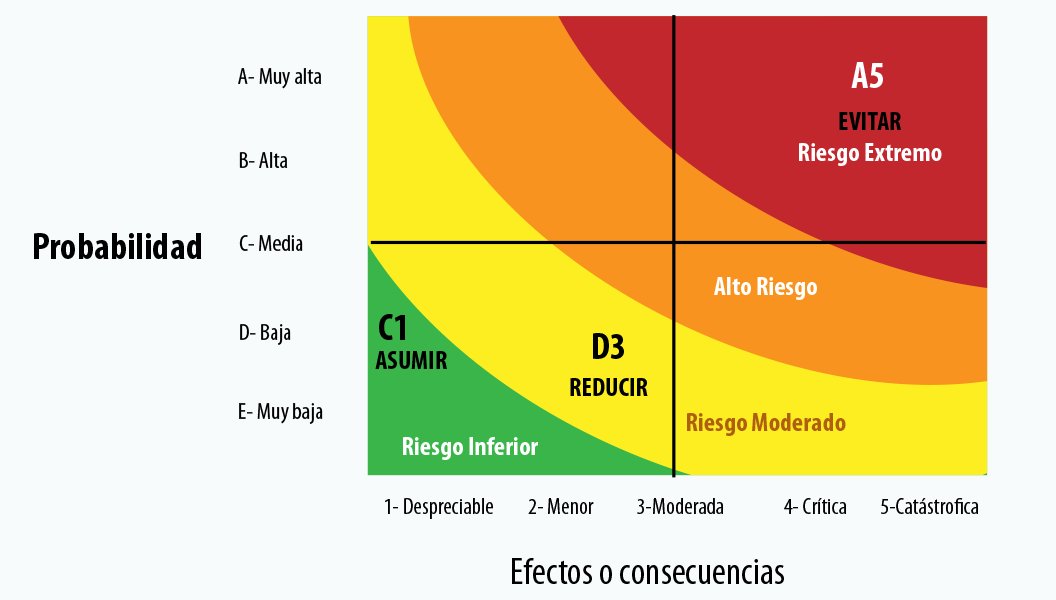
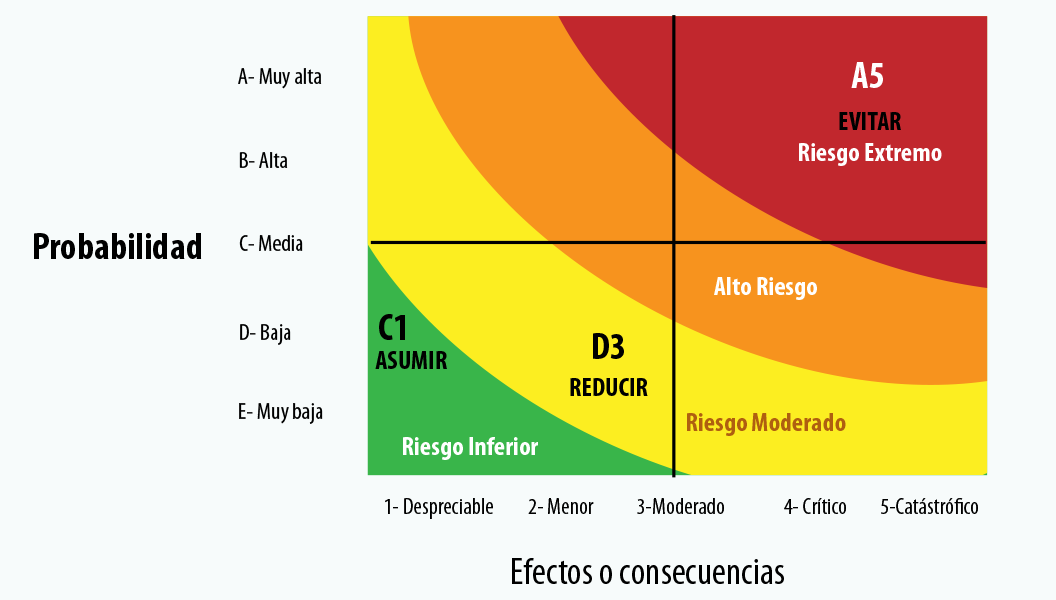
Layer changes from the first 1056px x 600px image to the second:
added group "Grupo 1" with 7 layers above "Capa 2" over (716, 498, 978, 514)
added layer "Capa 3 copia 2" in group "Grupo 1" over (971, 502, 978, 514)
added layer "Capa 3 copia" in group "Grupo 1" over (717, 502, 724, 514)
added layer "Capa 3" in group "Grupo 1" over (839, 502, 846, 514)
added layer "Rectángulo 3" in group "Grupo 1" over (970, 502, 978, 514)
added layer "Rectángulo 2" in group "Grupo 1" over (839, 502, 846, 514)
added layer "Rectángulo 1" in group "Grupo 1" over (716, 502, 724, 514)
added layer "Capa 4" in group "Grupo 1" over (948, 498, 953, 502)
